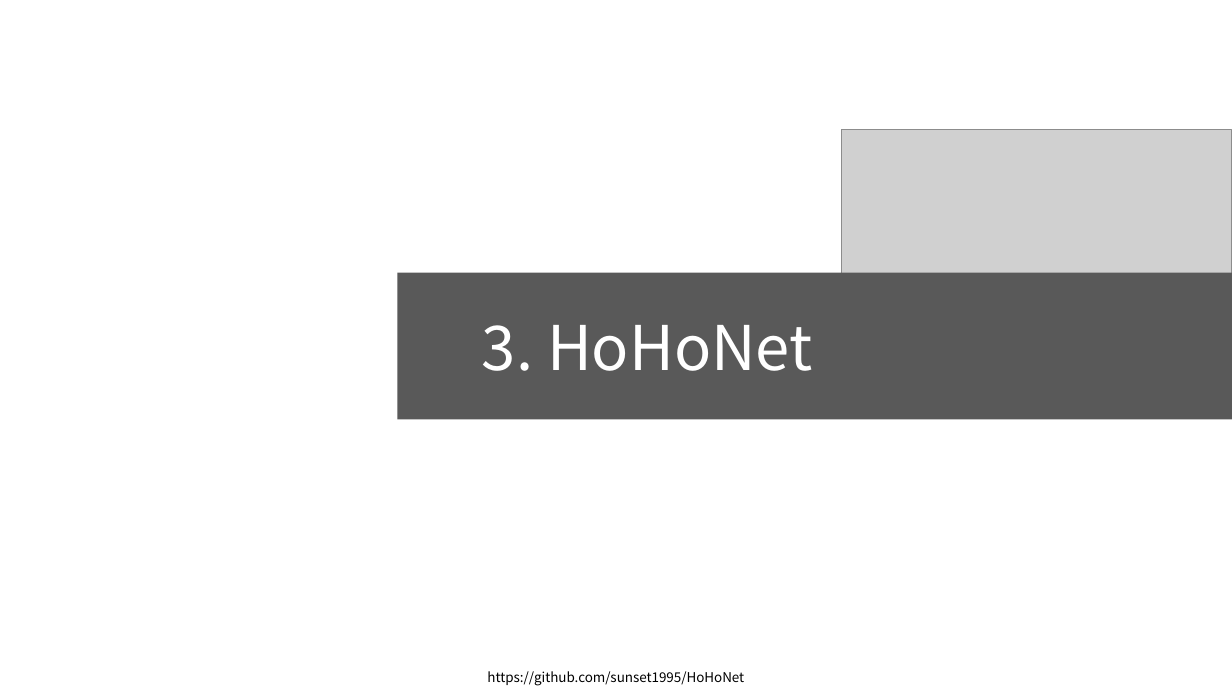
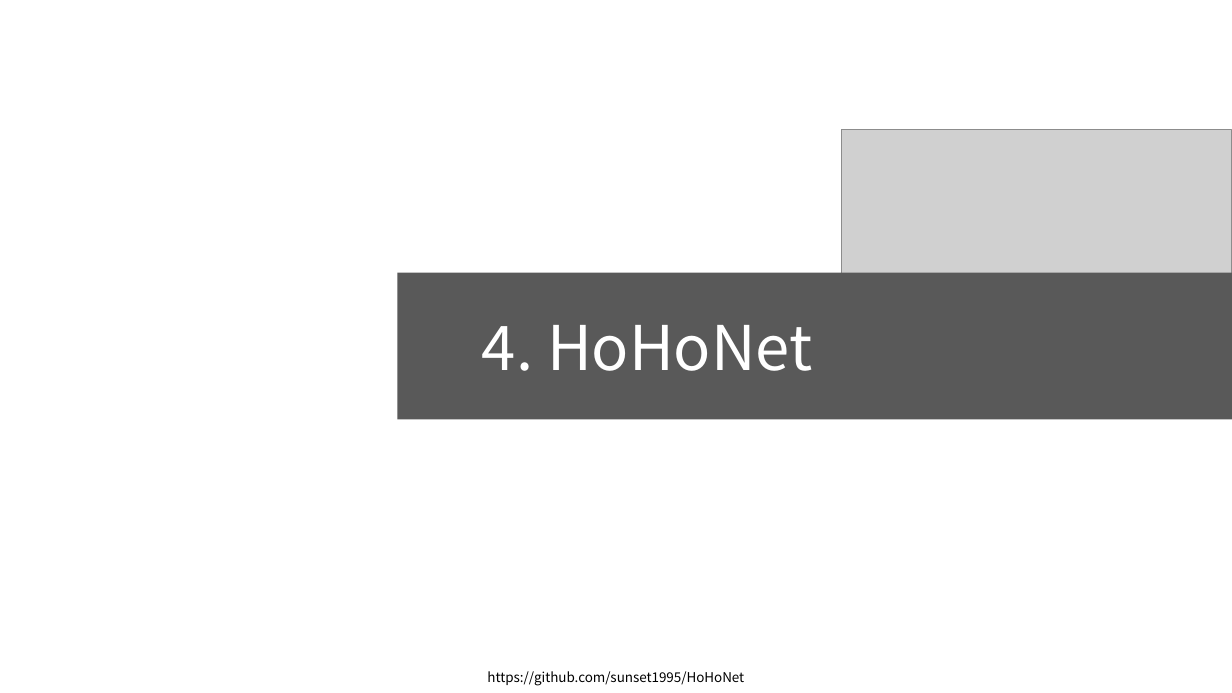
Before and after one commit to arittung/3D_Room_Layout_estimation, a slide deck: slide 17 of LayoutNet-HorizonNet-HoHoNet 정리.pptx (slide 5 before the commit). Drawn at 1232x693 pixels with LibreOffice and Linux fonts; fonts in the diff are those of the drawing; grey boxes stand for pictures. Boxes give left, top, right and bottom in pixels: in the first picture for what was removed or moved away, otherwise in the second. Text is boxed around its words. In the diff, an @@ line names an element or a change of style, - is before the commit and + after.

```diff
--- a/LayoutNet-HorizonNet-HoHoNet 정리.pptx
+++ b/LayoutNet-HorizonNet-HoHoNet 정리.pptx
@@ text at bbox=[482, 325, 813, 371]: text changed @@
-3. HoHoNet
+4. HoHoNet
```
Also in this commit, not shown: 15 other slides changed, 12 slides added, 2 other files.
